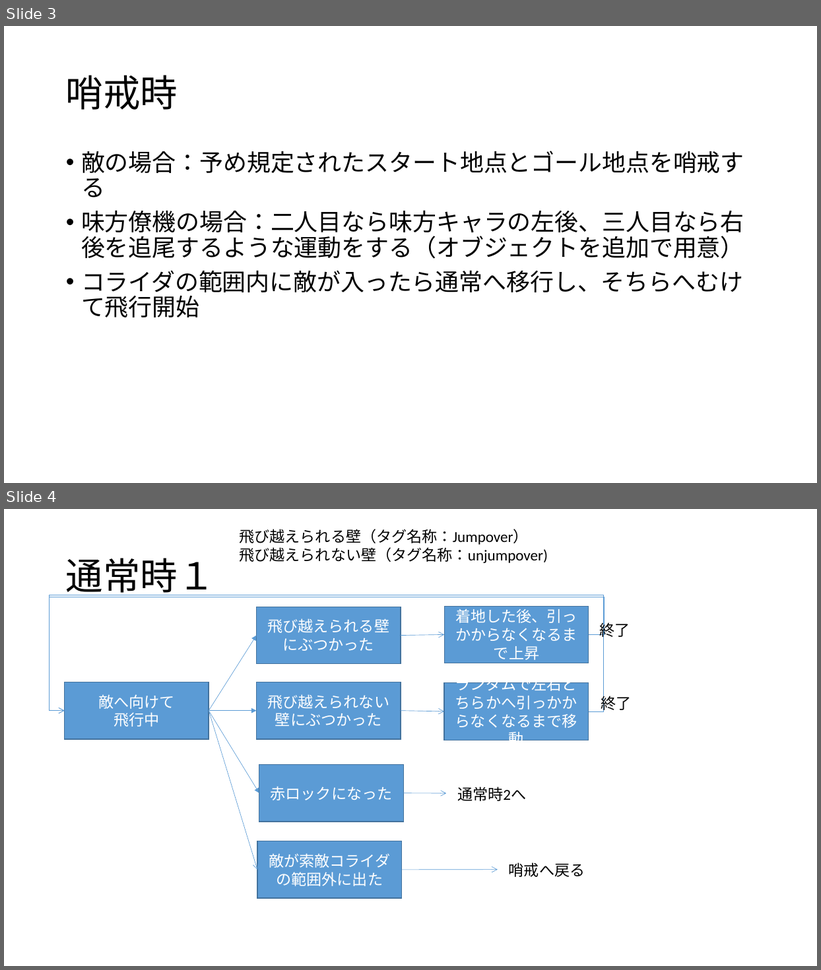
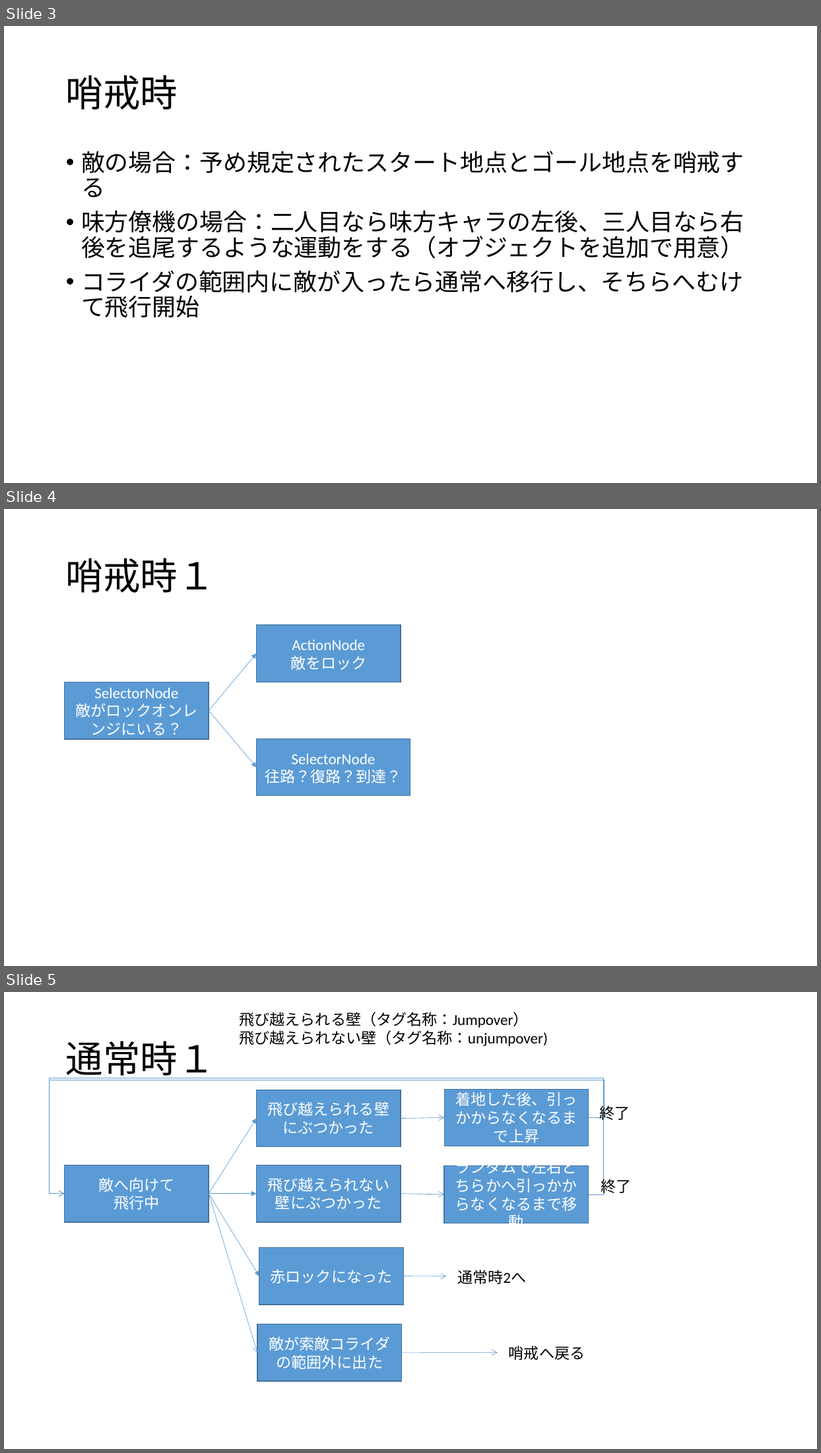
Before and after one commit to orochitungus/madoka_BAW, a slide deck: AI関係.pptx. Shown one above the other, each under a label of ours: slides 3 and 4 before the commit, slides 3, 4 and 5 after it. The pictures are 821x970 and 821x1453 pixels, drawn with LibreOffice and Linux fonts; fonts in the diff are those of the drawing. Boxes give left, top, right and bottom in pixels: in the first picture for what was removed or moved away, otherwise in the second. Text is boxed around its words. In the diff, an @@ line names an element or a change of style, - is before the commit and + after.

```diff
--- a/AI関係.pptx
+++ b/AI関係.pptx
@@ slide 4 added at (x1=4, y1=509, x2=817, y2=966), background #FFFFFF @@
@@ title added at (x1=66, y1=558, x2=215, y2=593), 44 pt, text #000000 @@
+哨戒時１
@@ rectangle added at (x1=257, y1=625, x2=401, y2=682), fill #5B9BD5, outline #43739E 1 pt, 18 pt, text #FFFFFF @@
+ActionNode
+敵をロック
@@ arrow added from (209, 711) to (257, 654), #5B9BD5 0.5 pt @@
@@ rectangle added at (x1=64, y1=682, x2=209, y2=739), fill #5B9BD5, outline #43739E 1 pt, 18 pt, text #FFFFFF @@
+SelectorNode
+敵がロックオンレンジにいる？
@@ arrow added from (209, 711) to (257, 768), #5B9BD5 0.5 pt @@
@@ rectangle added at (x1=257, y1=739, x2=411, y2=796), fill #5B9BD5, outline #43739E 1 pt, 18 pt, text #FFFFFF @@
+SelectorNode
+往路？復路？到達？
@@ what was slide 4 is now slide 5 @@
```
Also in this commit, not shown: 30 other files.
